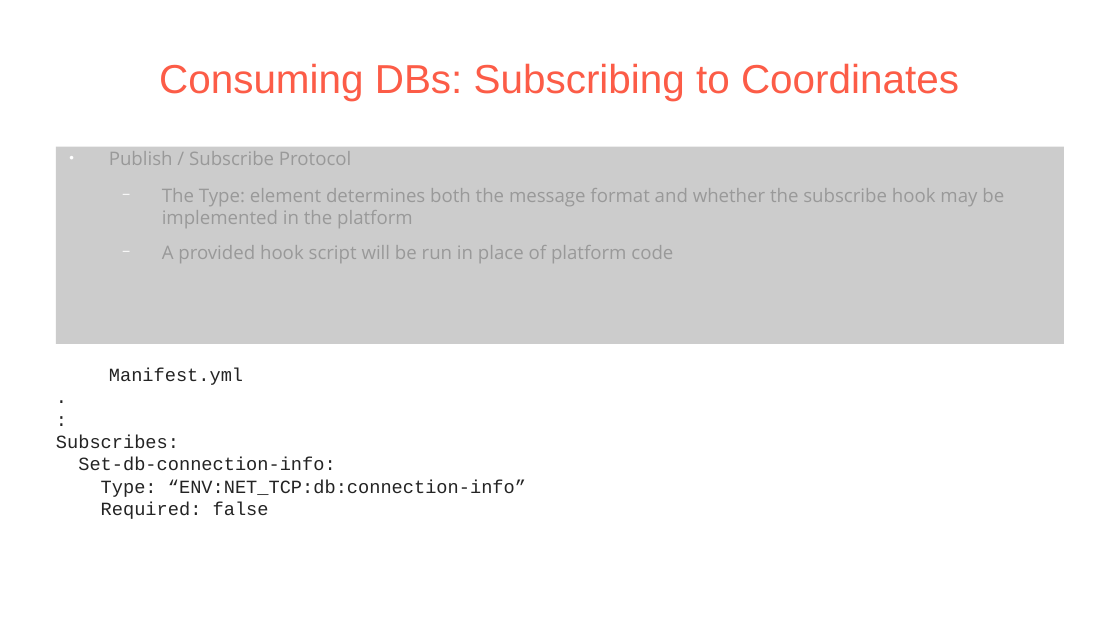
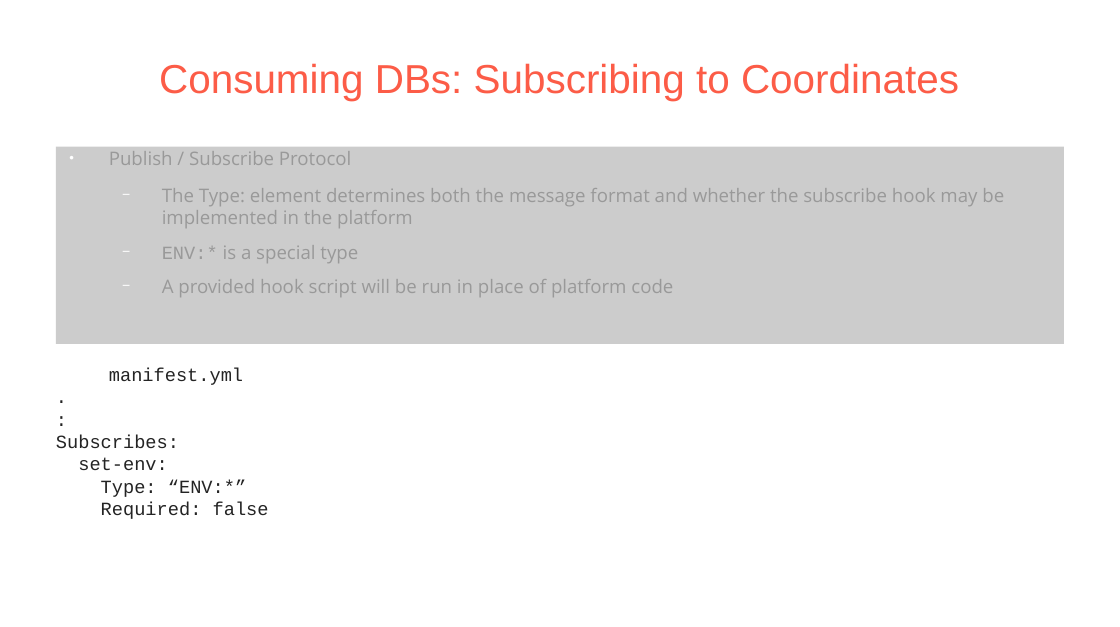
Before and after one commit to pmorie/presentations, a slide deck: slide 15 of devnation_openshift_cartridges.odp. Drawn at 1120x627 pixels with LibreOffice and Linux fonts; fonts in the diff are those of the drawing; background and template pictures are left out. Boxes give left, top, right and bottom in pixels: in the first picture for what was removed or moved away, otherwise in the second. Text is boxed around its words. In the diff, an @@ line names an element or a change of style, - is before the commit and + after.

```diff
--- a/devnation_openshift_cartridges.odp
+++ b/devnation_openshift_cartridges.odp
@@ text at (162,245,358,263): paragraph added @@
+  − ENV:* is a special type
@@ text at (109,368,243,385): text changed @@
-● Manifest.yml
+● manifest.yml
@@ text at (78,457,246,497): text changed @@
-Set-db-connection-info:
-Type: “ENV:NET_TCP:db:connection-info”
+set-env:
+Type: “ENV:*”
```
Also in this commit, not shown: 13 other slides changed.
